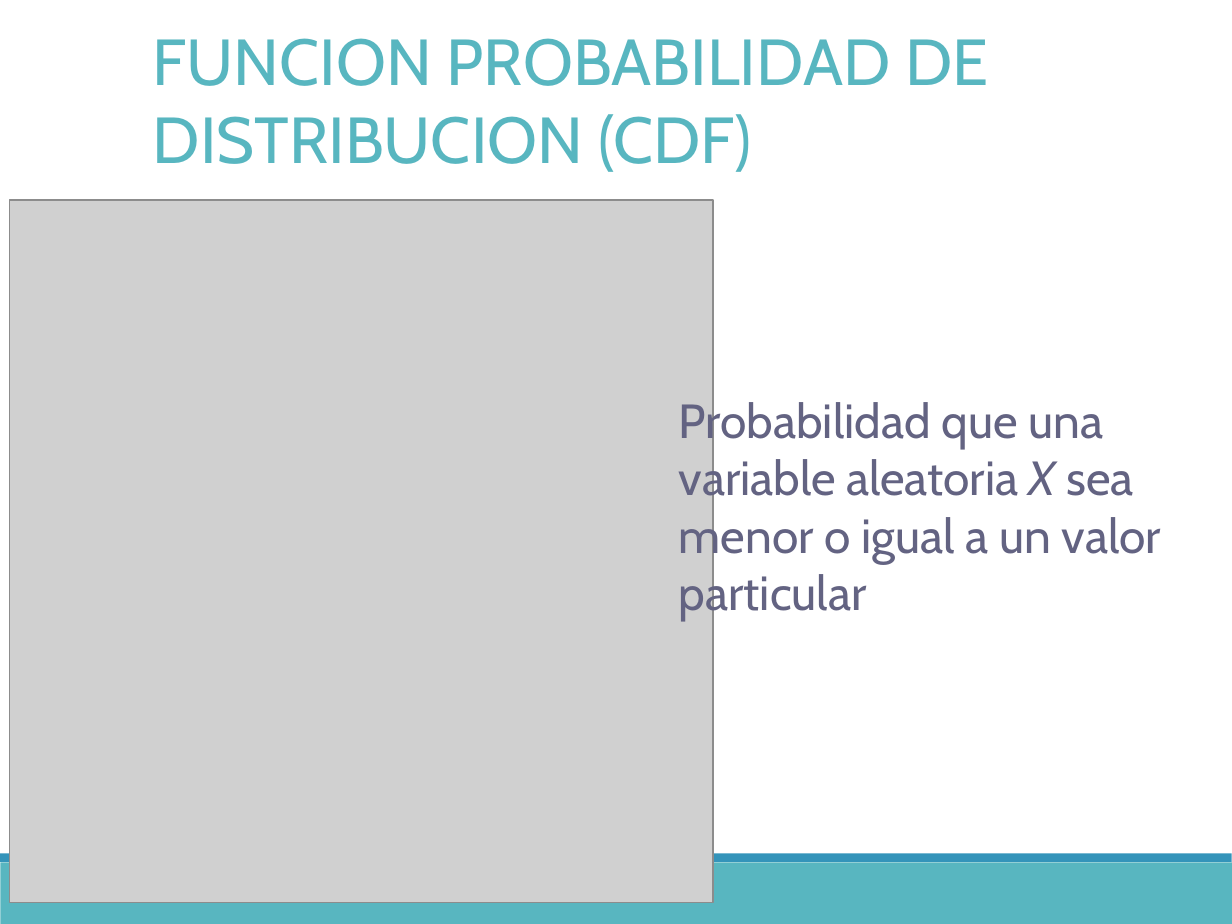
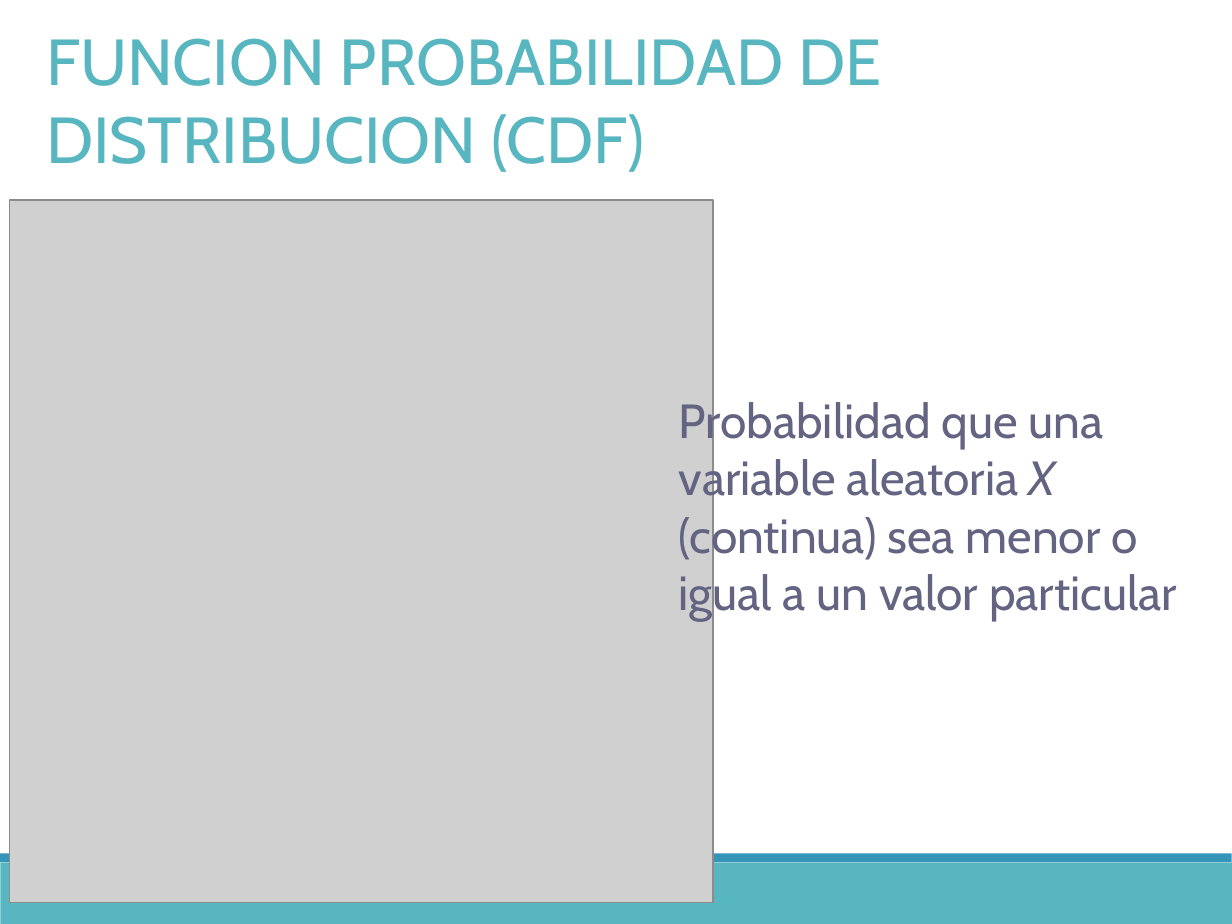
Before and after one commit to DrIgoA/Curso-Ocupacion23, a slide deck: slide 19 of Modulo 2_Occupacion2023.pptx. Drawn at 1232x924 pixels with LibreOffice and Linux fonts; fonts in the diff are those of the drawing; grey boxes stand for pictures. Boxes give left, top, right and bottom in pixels: in the first picture for what was removed or moved away, otherwise in the second. Text is boxed around its words. In the diff, an @@ line names an element or a change of style, - is before the commit and + after.

```diff
--- a/Modulo 2_Occupacion2023.pptx
+++ b/Modulo 2_Occupacion2023.pptx
@@ text "FUNCION PROBABILIDAD DE DISTRIBUCION (CDF)": place and size @@
-text "FUNCION PROBABILIDAD DE DISTRIBUCION (CDF)" at [153,38,988,172]
+text "FUNCION PROBABILIDAD DE DISTRIBUCION (CDF)" at [46,38,881,172]
@@ text at [679,397,1177,622]: text changed @@
-  Probabilidad que una variable aleatoria X sea menor o igual a un valor particular
+  Probabilidad que una variable aleatoria X (continua) sea menor o igual a un valor particular
```
Also in this commit, not shown: 21 other slides changed, 7 slides added, 1 slide removed, 5 other files.
